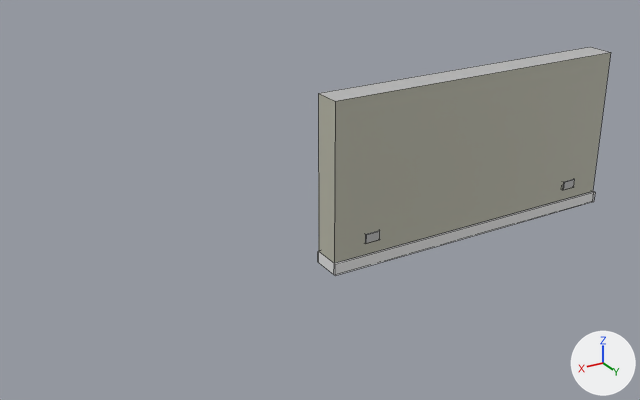
Before and after pictures for a commit that changed the FBX model FridgeEntertainmentGame/Assets/Assets/SM_WallEnd.fbx.
Before and after are seen from a 50 mm camera at (10.01, 11.36, 5.47) aimed at (3.04, -0.25, -0.34). The lights are fixed; the arrows at lower right show +X, +Y and +Z. Mesh edges are drawn as thin lines. Where no turn or scale is listed for an object, it has been applied to the vertices.

Names of what the first picture shows: 'Powerpoint1', 'Wall'.
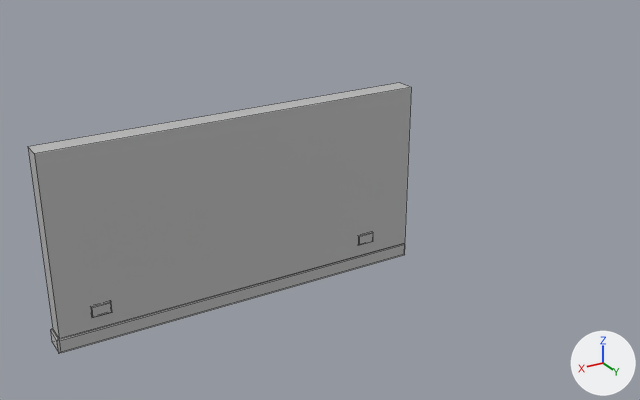
Where the newer file only moved an object's origin or applied its transform, the numbers keep the older frame.

What differs and where, as boxes (x1, y1, x2, y2) in the pictures (640 x 400 px):
'Wall', mesh rescaled (31% wider, 18% taller): before (318, 47, 611, 275); after (28, 83, 411, 353)
'Powerpoint1', moved: before (365, 230, 380, 243); after (91, 301, 112, 317)

What changed in the scene script:
```text
Change me_mesh_001:
    where me_mesh_001.from_pydata(...)  # 36 vertices, 33 faces; spans x -3.07..2.96, y -0.28..0.28, z -1.5..1.5
    used by ob_wall; location = (0.11, 0.0, 0.0)
    me_mesh_001 part 1: the whole mesh is scaled about its middle by (-1, -0.641, 1), then moved by (4.59, 0.08, 0.0)
Change ob_powerpoint1:
    ob_powerpoint1.location: (0.11, 0.0, 0.0) -> (4.79, 0.0, 0.0)
```
